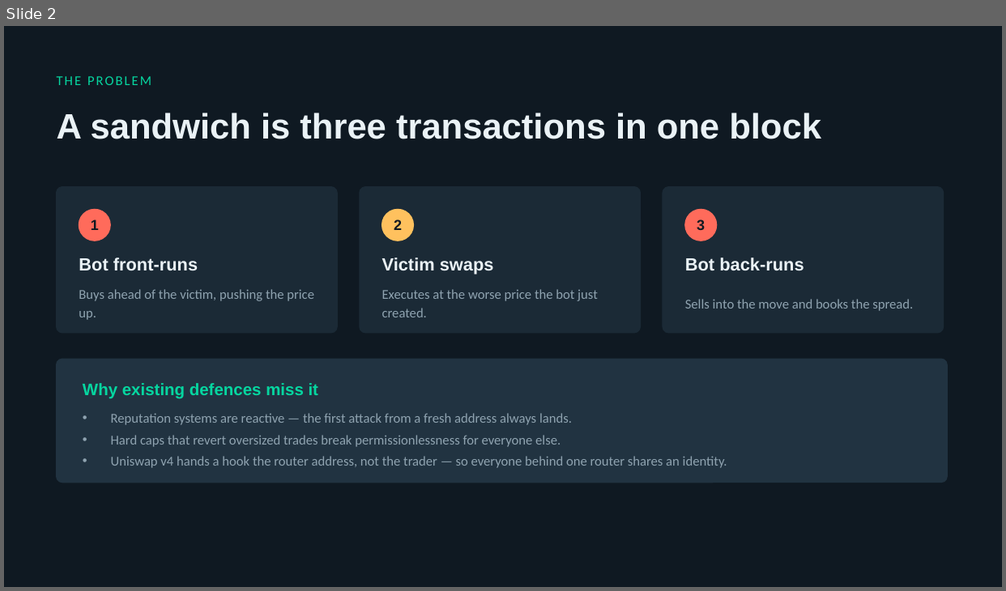
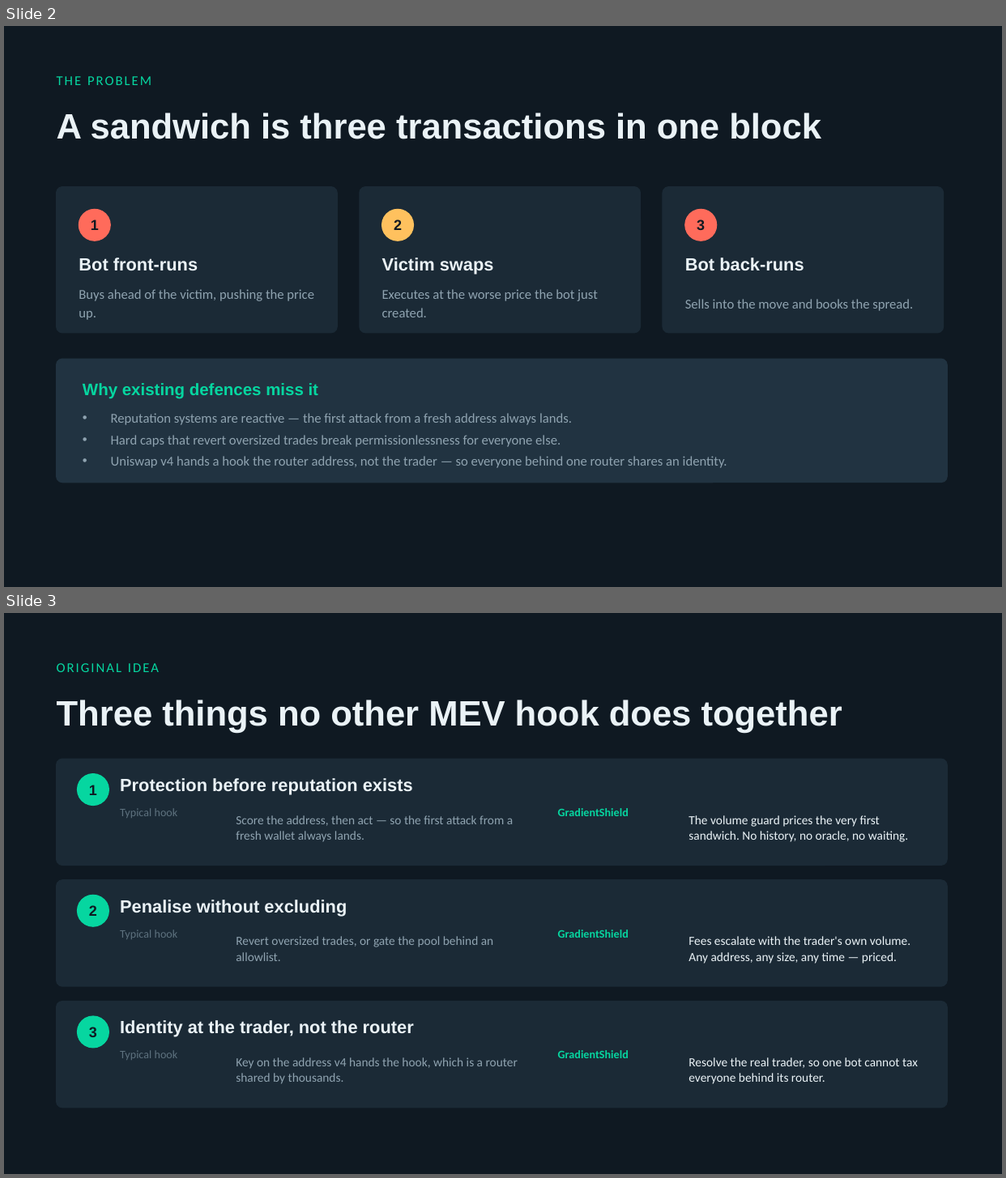
Before and after one commit to sivajialla/gradient-shield, a slide deck: GradientShield-Demo.pptx. Shown one above the other, each under a label of ours: slide 2 before the commit, slides 2 and 3 after it. The pictures are 1006x591 and 1006x1178 pixels, drawn with LibreOffice and Linux fonts; fonts in the diff are those of the drawing. Boxes give left, top, right and bottom in pixels: in the first picture for what was removed or moved away, otherwise in the second. Text is boxed around its words. In the diff, an @@ line names an element or a change of style, - is before the commit and + after.

```diff
--- a/GradientShield-Demo.pptx
+++ b/GradientShield-Demo.pptx
@@ slide 3 added at (x1=4, y1=613, x2=1002, y2=1174), background #0F1922 @@
@@ text added at (x1=57, y1=663, x2=159, y2=672), 13 pt, text #06D6A0 @@
+ORIGINAL IDEA
@@ text added at (x1=57, y1=700, x2=842, y2=733), 34 pt, text #EAF2F6, bold @@
+Three things no other MEV hook does together
@@ rounded rectangle added at (x1=57, y1=759, x2=948, y2=865), fill #1B2A36, outline #1B2A36 1 pt @@
@@ ellipse added at (x1=78, y1=774, x2=108, y2=806), fill #06D6A0, outline #06D6A0 1 pt @@
@@ text added at (x1=120, y1=778, x2=413, y2=795), 17 pt, text #EAF2F6, bold @@
+Protection before reputation exists
@@ text added at (x1=89, y1=785, x2=97, y2=795), 14 pt, text #0F1922, bold @@
+1
@@ text added at (x1=120, y1=808, x2=178, y2=818), 11 pt, text #5D717E @@
+Typical hook
@@ text added at (x1=236, y1=815, x2=513, y2=842), 12 pt, text #8FA3B0 @@
+Score the address, then act — so the first attack from a fresh wallet always lands.
@@ text added at (x1=558, y1=808, x2=629, y2=816), 11 pt, text #06D6A0, bold @@
+GradientShield
@@ text added at (x1=688, y1=815, x2=908, y2=842), 12 pt, text #EAF2F6 @@
+The volume guard prices the very first sandwich. No history, no oracle, no waiting.
@@ rounded rectangle added at (x1=57, y1=880, x2=948, y2=986), fill #1B2A36, outline #1B2A36 1 pt @@
@@ ellipse added at (x1=78, y1=895, x2=108, y2=926), fill #06D6A0, outline #06D6A0 1 pt @@
@@ text added at (x1=120, y1=900, x2=347, y2=916), 17 pt, text #EAF2F6, bold @@
+Penalise without excluding
@@ text added at (x1=89, y1=905, x2=97, y2=916), 14 pt, text #0F1922, bold @@
+2
@@ text added at (x1=120, y1=930, x2=178, y2=939), 11 pt, text #5D717E @@
+Typical hook
@@ text added at (x1=236, y1=936, x2=493, y2=961), 12 pt, text #8FA3B0 @@
+Revert oversized trades, or gate the pool behind an allowlist.
@@ text added at (x1=558, y1=930, x2=629, y2=938), 11 pt, text #06D6A0, bold @@
+GradientShield
@@ text added at (x1=688, y1=936, x2=910, y2=964), 12 pt, text #EAF2F6 @@
+Fees escalate with the trader's own volume. Any address, any size, any time — priced.
@@ rounded rectangle added at (x1=57, y1=1002, x2=948, y2=1108), fill #1B2A36, outline #1B2A36 1 pt @@
@@ ellipse added at (x1=78, y1=1016, x2=108, y2=1048), fill #06D6A0, outline #06D6A0 1 pt @@
@@ text added at (x1=120, y1=1020, x2=414, y2=1037), 17 pt, text #EAF2F6, bold @@
+Identity at the trader, not the router
@@ text added at (x1=89, y1=1027, x2=97, y2=1037), 14 pt, text #0F1922, bold @@
+3
@@ text added at (x1=120, y1=1050, x2=178, y2=1060), 11 pt, text #5D717E @@
+Typical hook
@@ text added at (x1=236, y1=1058, x2=518, y2=1084), 12 pt, text #8FA3B0 @@
+Key on the address v4 hands the hook, which is a router shared by thousands.
@@ text added at (x1=558, y1=1050, x2=629, y2=1059), 11 pt, text #06D6A0, bold @@
+GradientShield
@@ text added at (x1=688, y1=1058, x2=918, y2=1084), 12 pt, text #EAF2F6 @@
+Resolve the real trader, so one bot cannot tax everyone behind its router.
```
Also in this commit, not shown: 1 slide changed, 2 other slides added, 2 slides removed, 2 other files.
